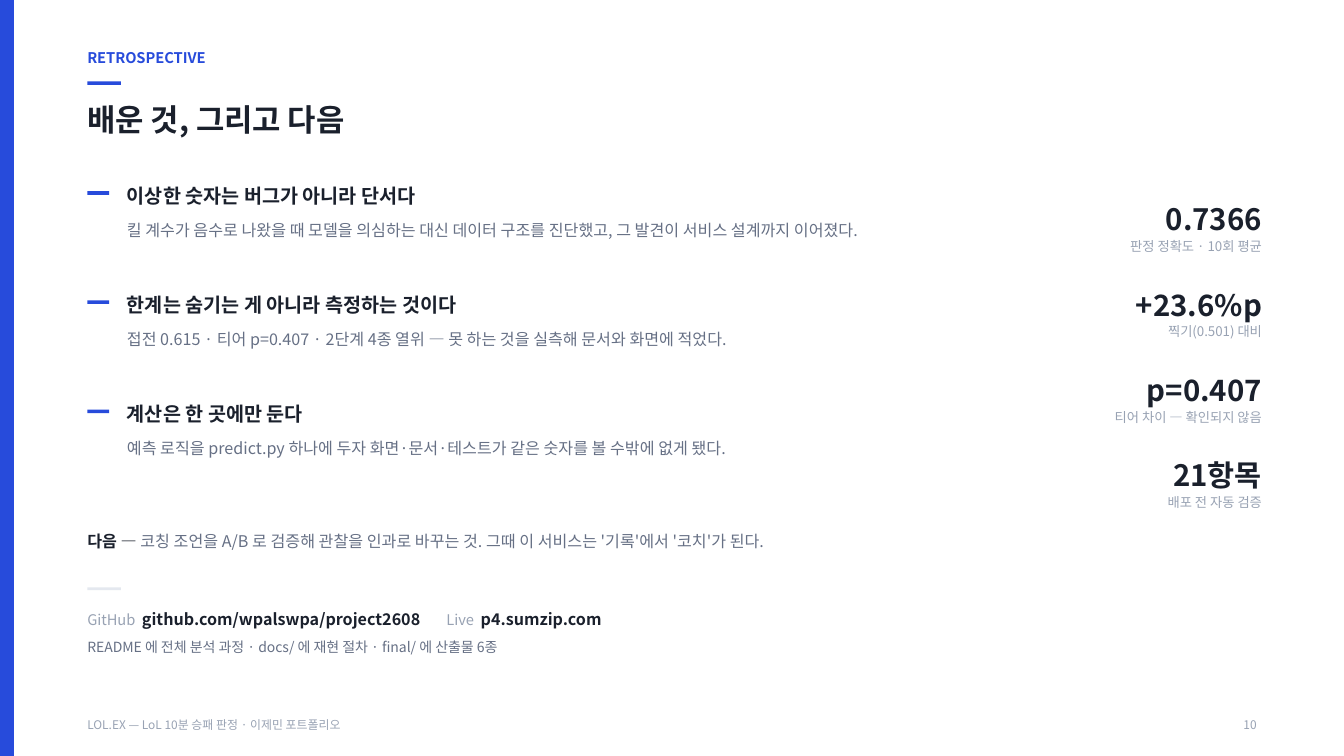
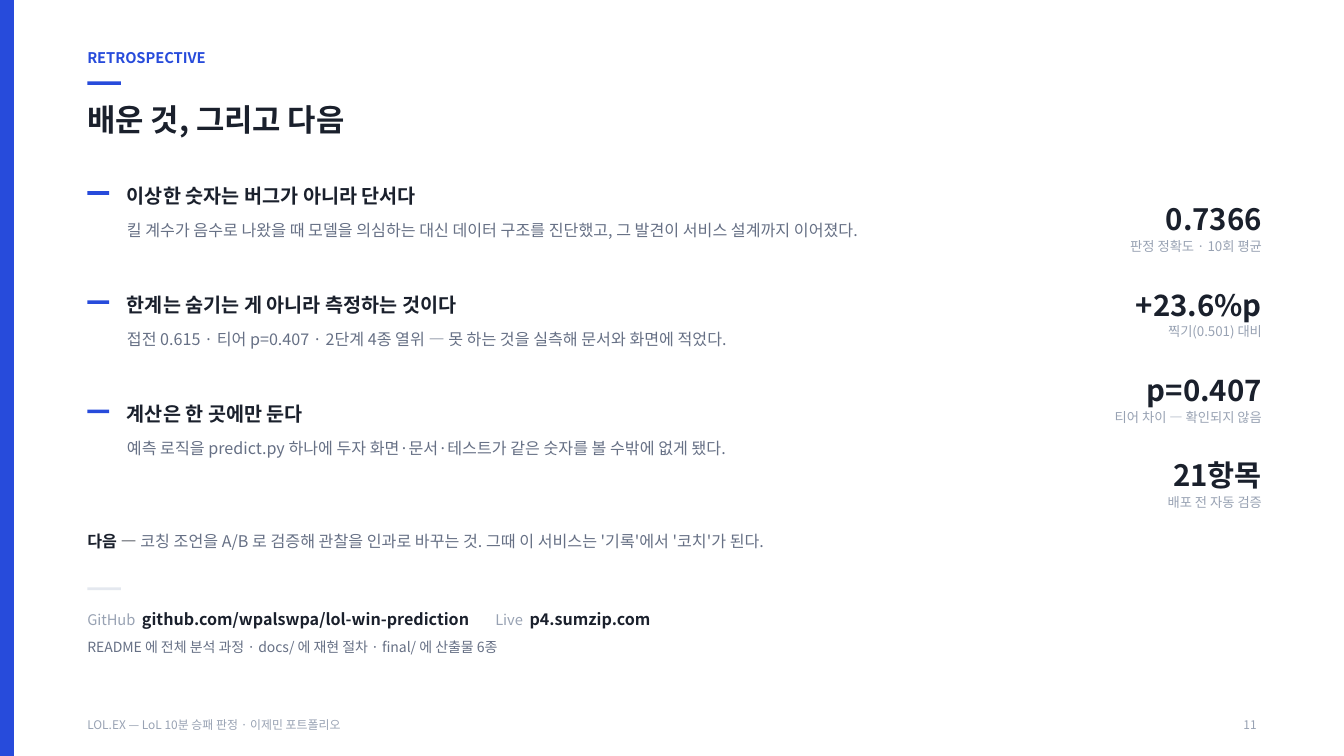
Before and after one commit to wpalswpa/lol-win-prediction, a slide deck: slide 11 of LOLEX_포트폴리오.pptx (slide 10 before the commit). Drawn at 1344x756 pixels with LibreOffice and Linux fonts; fonts in the diff are those of the drawing. Boxes give left, top, right and bottom in pixels: in the first picture for what was removed or moved away, otherwise in the second. Text is boxed around its words. In the diff, an @@ line names an element or a change of style, - is before the commit and + after.

```diff
--- a/LOLEX_포트폴리오.pptx
+++ b/LOLEX_포트폴리오.pptx
@@ text at (87, 612, 651, 629): text changed @@
-GitHub github.com/wpalswpa/project2608 Live p4.sumzip.com
+GitHub github.com/wpalswpa/lol-win-prediction Live p4.sumzip.com
@@ text at (1243, 720, 1256, 729): text changed @@
-10
+11
```
Also in this commit, not shown: 6 other slides changed, 1 slide added, 4 other files.
